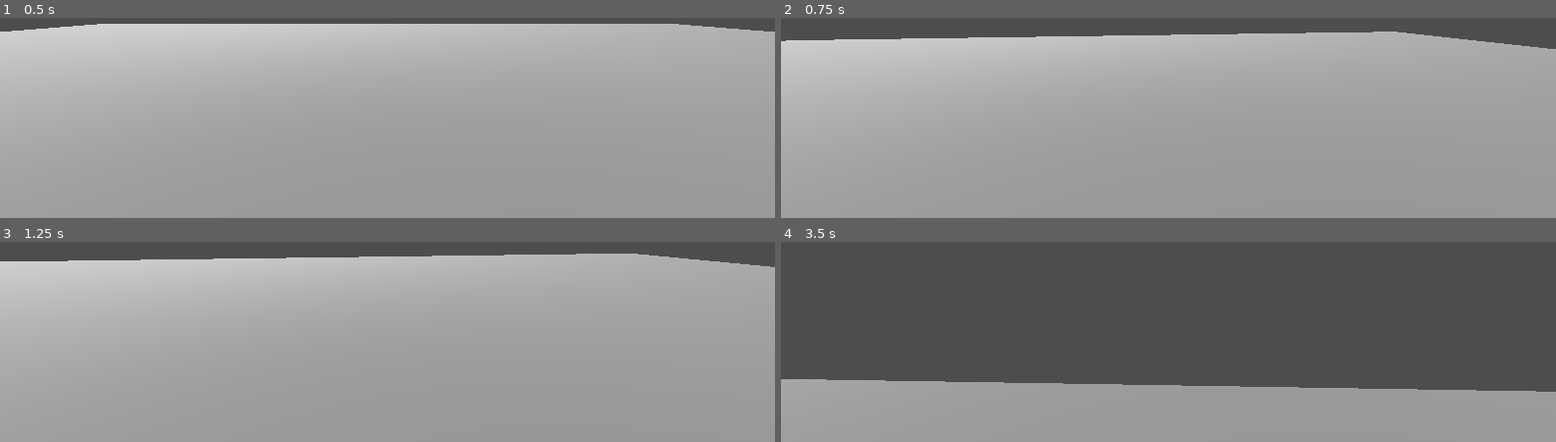
Above: before the commit, frames 1-4 (two rows, left to right).
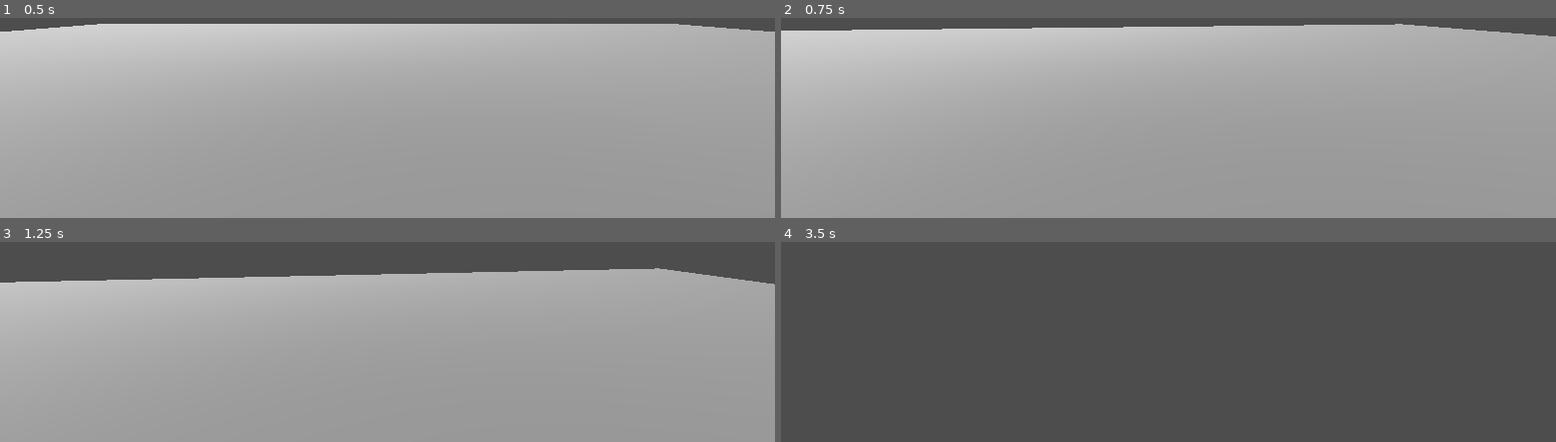
Above: after the commit, the same moments.

Repository: corkranspPA/APCSA-PostTerm2026
Game: Godot game, scene res://main.tscn
The game is run twice, just before and just after one commit, with the same random seed, the same clock (stepped at 60 frames per second) and the same inputs.
Inputs (mouse positions are in pixels of both pictures, inside the frame that each line leads up to):
- Up to frame 1 (0.5 s): no input
- Up to frame 2 (0.75 s): tap Enter at 0.5 s; move the mouse to (outside the picture) at 0.52 s; hold W (move_forward) from 0.53 s (still down); hold C (crouch) from 0.53 s (still down)
- Up to frame 3 (1.25 s): keep holding W (move_forward); keep holding C (crouch); tap Space (jump) at 0.77, 0.8, 1.07 s
- Up to frame 4 (3.5 s): keep holding W (move_forward); move the mouse to (outside the picture) at 1.27 s; release C (crouch) at 1.28 s; tap Space (jump) at 1.35, 1.52, 1.82, 2.3, 3.02, 3.32 s; tap C (crouch) at 1.55, 2.85 s; move the mouse to (outside the picture) at 2.02 s; hold C (crouch) 2.03-2.78 s; move the mouse to (outside the picture) at 2.77 s

Frame 1 is identical in both runs. In frame 2, 4.5% of the frame differs, in the area x 0-100%, y 2-16%; in frame 3, 8.8%; in frame 4, 28%, in the area x 0-100%, y 68-100%.

Commit message:
Update player.gd

Diff:
--- a/player.gd
+++ b/player.gd
@@ -1,27 +1,16 @@
 extends CharacterBody3D
 
 @export var speed := 6.0
-@export var crouch_speed := 3.0
 @export var jump_velocity := 4.5
 @export var mouse_sensitivity := 0.002
 
 @onready var head: Node3D = $Head
 @onready var camera: Camera3D = $Head/Camera3D
-@onready var collision: CollisionShape3D = $CollisionShape3D
 
 var pitch := 0.0
-var is_crouching := false
-
-var normal_height := 2.0
-var crouch_height := 1.0
 
 func _ready() -> void:
 	Input.set_mouse_mode(Input.MOUSE_MODE_CAPTURED)
-
-	# store original capsule height safely
-	var shape = collision.shape as CapsuleShape3D
-	if shape:
-		normal_height = shape.height
 
 func _unhandled_input(event: InputEvent) -> void:
 	if event is InputEventMouseMotion:
@@ -35,12 +24,10 @@
 		Input.set_mouse_mode(Input.MOUSE_MODE_VISIBLE)
 
 func _physics_process(delta: float) -> void:
-	handle_crouch()
-
 	if not is_on_floor():
 		velocity += get_gravity() * delta
 
-	if Input.is_action_just_pressed("jump") and is_on_floor() and not is_crouching:
+	if Input.is_action_just_pressed("jump") and is_on_floor():
 		velocity.y = jump_velocity
 
 	var input_dir := Input.get_vector(
@@ -54,29 +41,11 @@
 		transform.basis * Vector3(input_dir.x, 0, input_dir.y)
 	).normalized()
 
-	var current_speed = crouch_speed if is_crouching else speed
-
 	if direction:
-		velocity.x = direction.x * current_speed
-		velocity.z = direction.z * current_speed
+		velocity.x = direction.x * speed
+		velocity.z = direction.z * speed
 	else:
-		velocity.x = move_toward(velocity.x, 0, current_speed)
-		velocity.z = move_toward(velocity.z, 0, current_speed)
+		velocity.x = move_toward(velocity.x, 0, speed)
+		velocity.z = move_toward(velocity.z, 0, speed)
 
 	move_and_slide()
-
-func handle_crouch() -> void:
-	var shape = collision.shape as CapsuleShape3D
-	if not shape:
-		return
-
-	if Input.is_action_pressed("crouch"):
-		if not is_crouching:
-			is_crouching = true
-			shape.height = crouch_height
-			camera.position.y = 0.8
-	else:
-		if is_crouching:
-			is_crouching = false
-			shape.height = normal_height
-			camera.position.y = 1.6
